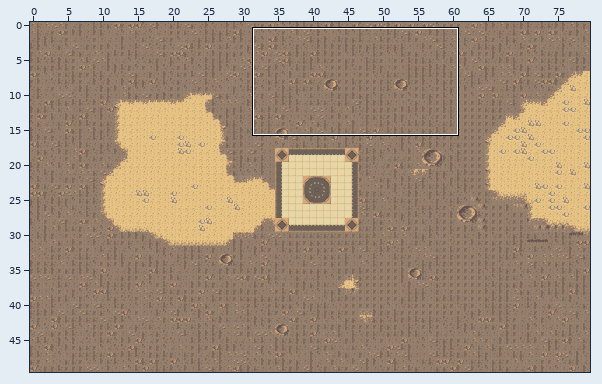
Level history. Tiled map: assets/dayMap.tmx. The picture above shows the old version from afar; the outline marks the close-up.
Close-up. Before:
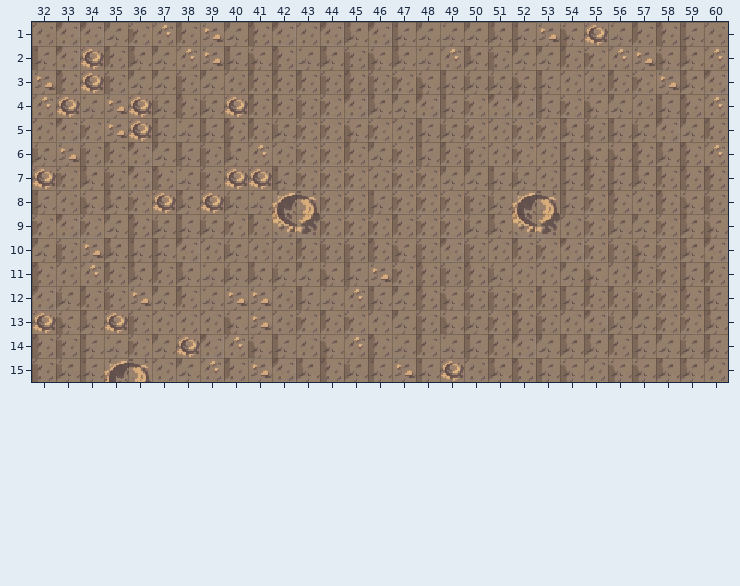
Cells are 16x16 px. Shown: x 32..60, y 1..15. The commit also changed other parts of the map, which this record leaves out.
Once edited:
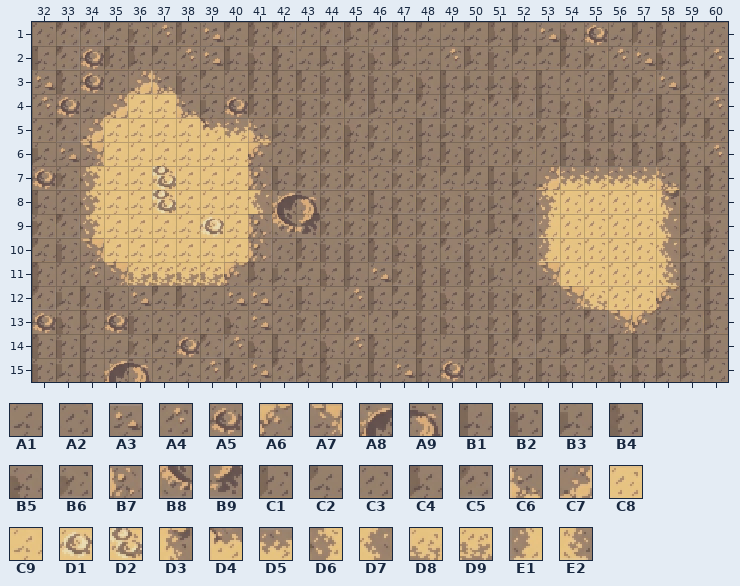
Key: from "TilesetJour": A1 144, A2 145, A3 146, A4 147, A5 148, A6 150, A7 152, A8 153, A9 154, B1 160, B2 161, B3 162, B4 163, B5 164, B6 165, B7 166, B8 169, B9 170, C1 176, C2 177, C3 178, C4 179, C5 180, C6 182, C7 184, C8 192, C9 193, D1 194, D2 195, D3 199, D4 200, D5 201, D6 214, D7 215, D8 216, D9 217, E1 230, E2 231.
__ is an empty cell.
Diff:
Layer "Calque de Tuiles 1":
y 3: x 35..37 B2 C2 C2 -> C3 C7 C6
y 4: x 35..38 A3 A5 B3 B4 -> C7 C9 C9 C6
y 5: x 34..41 B6 A3 A5 B1 A1 B1 B4 C1 -> C7 C9 C9 C9 C9 D4 D5 C6
y 6: x 34..41 B2 C1 C5 C2 B1 B2 C4 A4 -> A7 C9 C9 C9 C9 C9 C9 A6
y 7: x 34..41 C4 B2 C5 B4 A1 B2 A5 A5 -> D6 C9 C9 D2 C9 C9 C9 B7; x 53..58 C3 B1 B4 B1 C4 C1 -> C7 D5 D5 D5 D5 C6
y 8: x 34..41 B5 C4 B6 A5 C4 A5 B3 A1 -> D6 C9 C9 D2 C9 C9 C9 D7; x 52..58 A8 A9 B1 B6 B4 C3 B4 -> C5 D6 C8 C8 C8 C8 D3
y 9: x 34..41 B6 C2 B4 B3 B1 B3 B6 C1 -> D6 C9 C9 C9 C9 D1 C9 B7; x 52..58 B8 B9 C3 B6 B3 C2 B6 -> C5 E1 C8 C8 C8 C8 D7
y 10: x 34..41 A3 C4 B1 B1 C5 C3 B3 A2 -> A7 C9 C9 C9 C9 C9 C9 B7; x 53..58 B6 C5 B6 B2 B5 B6 -> E1 C8 C8 C8 C8 D7
y 11: x 35..40 C1 C4 C1 C4 A1 B3 -> A7 D9 D9 D9 D9 A6; x 53..58 C3 C2 B5 C3 C1 B6 -> A7 C8 C8 C8 C8 E2
y 12: x 54..58 B1 C1 C1 B2 B6 -> A7 D8 C8 C8 A6
y 13: x 56..57 B3 C2 -> A7 A6
Changed places in both close-ups, as pixel boxes (x1, y1, x2, y2):
changed: (80, 70, 272, 286)
changed: (512, 166, 680, 334)
